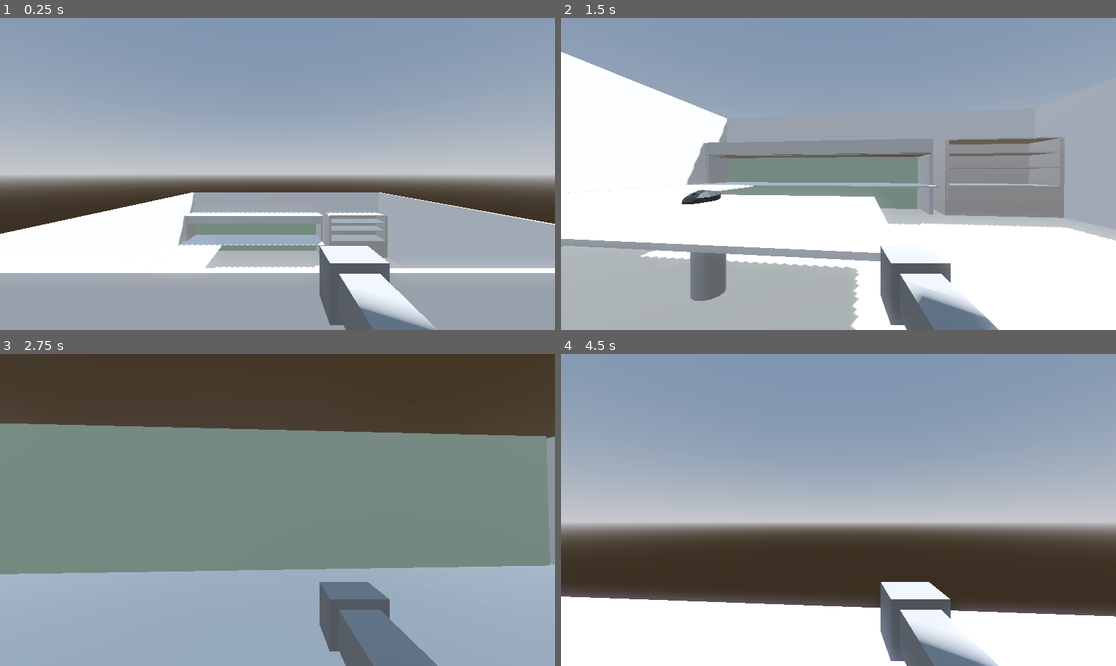
Above: before the commit, frames 1-4 (two rows, left to right).
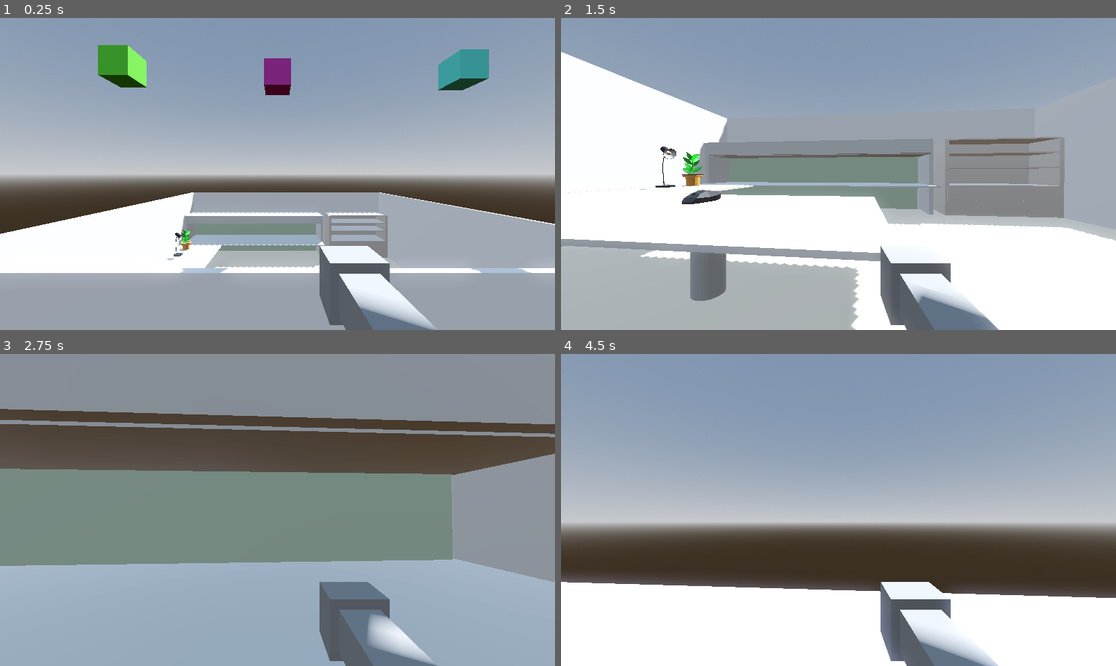
Above: after the commit, the same moments.

Repository: CAHSI-Game-Studios/Office-Search
Game: Godot game, scene res://world/player_test_platform.tscn
Same seed, same stepped clock (60 frames per second), same inputs: the game is played once before the commit and once after it.
Inputs (mouse positions are in pixels of both pictures, inside the frame that each line leads up to):
- Up to frame 1 (0.25 s): no input
- Up to frame 2 (1.5 s): tap Enter (ui_accept) at 0.5, 0.77 s; move the mouse to (866, 174) at 0.52 s; press the mouse at (866, 174) at 0.53 s; hold W (up) from 0.53 s (still down); move the mouse to (810, 174) at 1.27 s; release the mouse at (810, 174) at 1.28 s; click (810, 174) at 1.35 s
- Up to frame 3 (2.75 s): keep holding W (up); tap Enter (ui_accept) at 1.52 s; move the mouse to (288, 503) at 2.02 s; hold Right mouse button (r_click) from 2.03 s (still down); click (288, 503) at 2.3 s
- Up to frame 4 (4.5 s): keep holding W (up); move the mouse to (832, 516) at 2.77 s; release Right mouse button (r_click) at 2.78 s; click (832, 516) at 2.85 s; tap Enter (ui_accept) at 3.02, 3.77 s; move the mouse to (877, 513) at 3.52 s; press the mouse at (877, 513) at 3.53 s; move the mouse to (794, 506) at 4.27 s; release the mouse at (794, 506) at 4.28 s; right-click (794, 506) at 4.35 s

The runs differ from the first frame. In frame 1, 3.0% of the frame differs, in the area x 17-96%, y 8-82%; in frame 2, 0.4%; in frame 3, 43%, in the area x 0-100%, y 0-100%; in frame 4, 6.2%.

Commit message:
Player Pick Up and Drop

Diff:
--- a/entities/player/player.gd
+++ b/entities/player/player.gd
@@ -95,6 +95,8 @@
 	if object_interaction != null and object_interaction is Object_Interact:
 		object_interaction = object_interaction as RigidBody3D
 		picked_object = object_interaction
+		interaction.enabled = false
+
 		joint.node_b = picked_object.get_path()
 
 func pull_picked_object():
@@ -106,6 +108,8 @@
 func remove_picked_object():
 	if picked_object != null:
 		picked_object = null
+		interaction.enabled = true
+
 		joint.node_b = joint.get_path()
 
 func rotate_picked_object(event):
--- a/world/Cube.tscn
+++ b/world/Cube.tscn
@@ -3,12 +3,16 @@
 [ext_resource type="Script" path="res://world/Office/object_interact.gd" id="1_f3edq"]
 
 [sub_resource type="BoxMesh" id="BoxMesh_gu0ij"]
+size = Vector3(0.5, 0.5, 0.5)
 
 [sub_resource type="BoxShape3D" id="BoxShape3D_ivnam"]
+size = Vector3(0.5, 0.5, 0.5)
 
 [node name="Cube" type="RigidBody3D"]
 collision_layer = 2
 collision_mask = 2
+mass = 5.0
+inertia = Vector3(1, 1, 0)
 script = ExtResource("1_f3edq")
 
 [node name="MeshInstance3D" type="MeshInstance3D" parent="."]
--- a/world/player_test_platform.tscn
+++ b/world/player_test_platform.tscn
@@ -1,8 +1,10 @@
-[gd_scene load_steps=11 format=3 uid="uid://dqeojclypx40o"]
+[gd_scene load_steps=20 format=3 uid="uid://dqeojclypx40o"]
 
 [ext_resource type="PackedScene" uid="uid://pl42lays1vuw" path="res://entities/player/player.tscn" id="1_36u8i"]
 [ext_resource type="PackedScene" uid="uid://bghob6k801kgm" path="res://world/Office/office_2.tscn" id="2_bbcx4"]
+[ext_resource type="PackedScene" uid="uid://n0to7nr04bin" path="res://world/Office/plant.tscn" id="3_fd8ni"]
 [ext_resource type="PackedScene" uid="uid://r1vdsknyeqnb" path="res://world/Office/mouse_cahsi.tscn" id="3_hbwx6"]
+[ext_resource type="PackedScene" uid="uid://dqjunp4n34ymi" path="res://world/Office/lamp_cahsi.tscn" id="4_h53pw"]
 [ext_resource type="PackedScene" uid="uid://nuo51ppd4w0q" path="res://world/Cube.tscn" id="4_p7wev"]
 
 [sub_resource type="ProceduralSkyMaterial" id="ProceduralSkyMaterial_cxo2o"]
@@ -25,6 +27,30 @@
 material = SubResource("StandardMaterial3D_wxv52")
 
 [sub_resource type="BoxShape3D" id="BoxShape3D_d1r37"]
+
+[sub_resource type="BoxShape3D" id="BoxShape3D_frj4u"]
+size = Vector3(1, 0.105957, 0.614754)
+
+[sub_resource type="StandardMaterial3D" id="StandardMaterial3D_qvp7j"]
+albedo_color = Color(0.411765, 0.909804, 0.85098, 1)
+
+[sub_resource type="BoxMesh" id="BoxMesh_iyeqe"]
+material = SubResource("StandardMaterial3D_qvp7j")
+size = Vector3(0.5, 0.5, 0.5)
+
+[sub_resource type="StandardMaterial3D" id="StandardMaterial3D_awds2"]
+albedo_color = Color(0.411765, 0.909804, 0.278431, 1)
+
+[sub_resource type="BoxMesh" id="BoxMesh_iryge"]
+material = SubResource("StandardMaterial3D_awds2")
+size = Vector3(0.5, 0.5, 0.5)
+
+[sub_resource type="StandardMaterial3D" id="StandardMaterial3D_5x5jc"]
+albedo_color = Color(0.811765, 0.262745, 0.713726, 1)
+
+[sub_resource type="BoxMesh" id="BoxMesh_rohwr"]
+material = SubResource("StandardMaterial3D_5x5jc")
+size = Vector3(0.5, 0.5, 0.5)
 
 [node name="Node3D" type="Node3D"]
 
@@ -51,9 +77,41 @@
 [node name="mouse_cahsi" parent="Office2" instance=ExtResource("3_hbwx6")]
 transform = Transform3D(0.018, 0, 0, 0, 0.058, 0, 0, 0, 0.02, -0.428254, 0.818097, 0.192274)
 
+[node name="plant" parent="Office2" instance=ExtResource("3_fd8ni")]
+transform = Transform3D(0.0290878, 0, -0.0259108, 0, 0.124767, 0, 0.0285905, 0, 0.032096, -1.10293, 0.886938, -0.586871)
+
+[node name="lamp_cahsi" parent="Office2" instance=ExtResource("4_h53pw")]
+transform = Transform3D(0.0054286, 0, 0.016155, 0, 0.0545856, 0, -0.0178257, 0, 0.00599001, -1.13002, 0.816099, -0.377401)
+
+[node name="StaticBody3D" type="StaticBody3D" parent="Office2"]
+transform = Transform3D(1, 0, 0, 0, 1, 0, 0, 0, 1, 0, 3.45104, 0)
+
+[node name="CollisionShape3D" type="CollisionShape3D" parent="Office2/StaticBody3D"]
+transform = Transform3D(1, 0, 0, 0, 1, 0, 0, 0, 1.00004, -0.365543, -2.76458, 0.295684)
+shape = SubResource("BoxShape3D_frj4u")
+
 [node name="Player" parent="." instance=ExtResource("1_36u8i")]
 transform = Transform3D(1, 0, 0, 0, 1, 0, 0, 0, 1, 0, 4.66539, 2.88148)
 
 [node name="Cube" parent="." instance=ExtResource("4_p7wev")]
-transform = Transform3D(1, 0, 0, 0, 1, 0, 0, 0, 1, 0, 6.88561, 2.03298)
+transform = Transform3D(1, 0, 0, 0, 1, 0, 0, 0, 1, 3.44536, 6.88561, -0.91372)
 collision_mask = 3
+
+[node name="MeshInstance3D2" type="MeshInstance3D" parent="Cube"]
+mesh = SubResource("BoxMesh_iyeqe")
+
+[node name="Cube2" parent="." instance=ExtResource("4_p7wev")]
+transform = Transform3D(1, 0, 0, 0, 1, 0, 0, 0, 1, -2.77593, 6.88561, -0.796041)
+collision_mask = 3
+
+[node name="MeshInstance3D4" type="MeshInstance3D" parent="Cube2"]
+mesh = SubResource("BoxMesh_iryge")
+skeleton = NodePath("../../Cube")
+
+[node name="Cube3" parent="." instance=ExtResource("4_p7wev")]
+transform = Transform3D(1, 0, 0, 0, 1, 0, 0, 0, 1, 0, 6.88561, -1.18233)
+collision_mask = 3
+
+[node name="MeshInstance3D3" type="MeshInstance3D" parent="Cube3"]
+mesh = SubResource("BoxMesh_rohwr")
+skeleton = NodePath("../../Cube")
